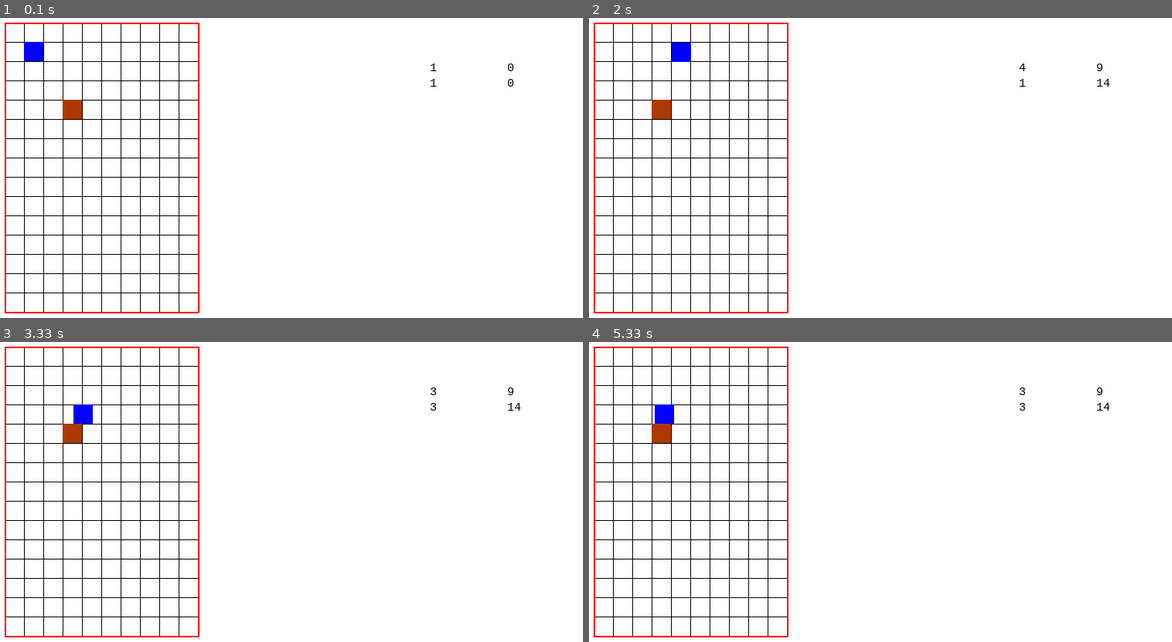
Above: before the commit, frames 1-4 (two rows, left to right).
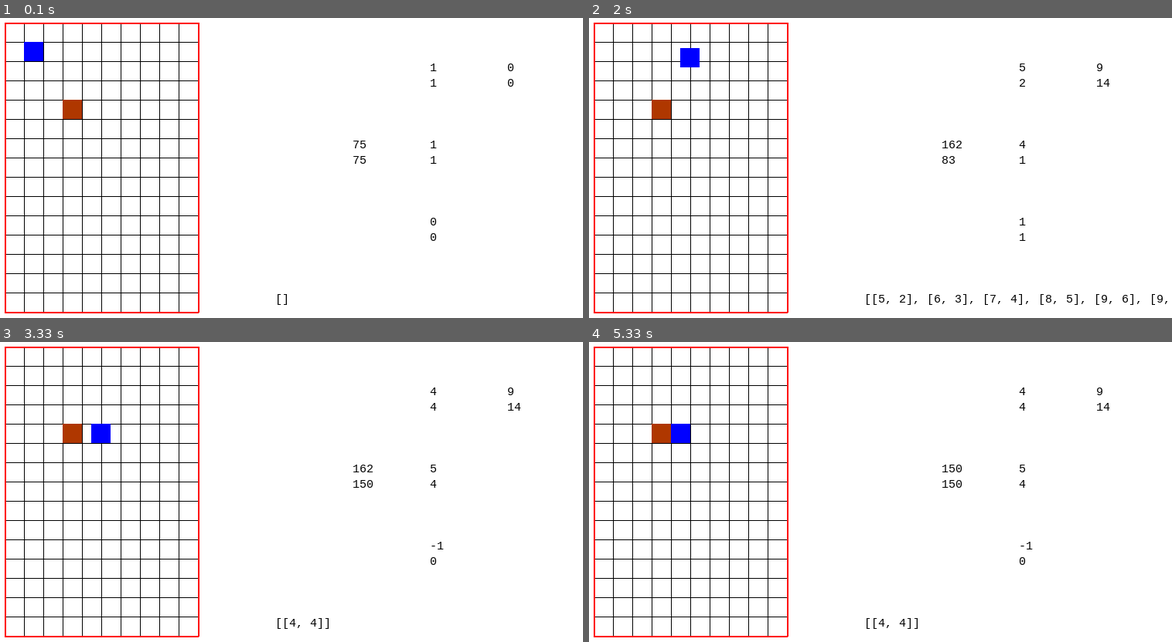
Above: after the commit, the same moments.

Repository: Robinamixan/Goblins-pygame
Game: pygame game, started from main.py
Two runs of this game, one before a commit and one after it. Both use one fixed random seed, a clock stepped at 60 frames per second and the inputs below.
Inputs (mouse positions are in pixels of both pictures, inside the frame that each line leads up to):
- Up to frame 1 (0.1 s): no input
- Up to frame 2 (2 s): hold D 0.33-0.8 s; hold W 0.83-1.13 s; hold D 1.17-1.63 s; right-click (927, 317) at 1.72 s
- Up to frame 3 (3.33 s): hold A 2-2.53 s; hold P 2.57-2.87 s; hold S 2.57-2.87 s; hold S 2.9-3.2 s; hold A from 3.23 s (still down)
- Up to frame 4 (5.33 s): release A at 3.63 s; hold W 3.67-4.03 s; hold D 4.07-4.7 s; hold S 4.73-5.1 s; hold A from 5.13 s (still down)

The runs differ from the first frame. In frame 1, 0.1% of the frame differs, in the area x 47-75%, y 40-96%; in frame 2, 0.7%, in the area x 14-100%, y 8-96%; in frame 3, 0.7%; in frame 4, 0.7%.

Commit message:
changes: - create function for labels - update moving for mob

Diff:
--- a/GameObject.py
+++ b/GameObject.py
@@ -3,19 +3,13 @@
 
 class GameObject:
     title = ''
-    x = 0
-    y = 0
+    window_position = []
     coord = [0, 0]
     width = 0
     height = 0
     screen = None
     map = None
     color = (0, 0, 0)
-
-    x_vector = 0
-    y_vector = 0
-    destination = []
-    path = []
 
     def __init__(self, title, screen, game_map, position, size, color):
         self.title = title
@@ -57,6 +51,9 @@
 
 class MobObject(GameObject):
     speed = 1
+    vectors = [0, 0]
+    destination = []
+    path = []
 
     def __init__(self, title, screen, game_map, position, size, color, speed=1):
         self.speed = speed
@@ -113,6 +110,11 @@
 
     def stop(self):
         self.path = []
+        cell = self.get_destination_cell()
+        self.window_position = [cell.x, cell.y]
+        self.coord = [self.destination[0], self.destination[1]]
+        self.vectors[0] = 0
+        self.vectors[1] = 0
 
     def update(self):
         if self.path:
@@ -120,68 +122,104 @@
                 next_step = self.path[0]
                 next_cell = self.map.get_cell(next_step[0], next_step[1])
                 if next_cell.is_empty():
+                    current_cell = self.map.get_cell(self.coord[0], self.coord[1])
+                    current_cell.clear()
+                    next_cell.set_object(self)
                     self.destination = next_step
                     self.update_move()
+
                 else:
                     self.stop()
             else:
                 self.update_move()
+        else:
+            self.stop()
 
     def update_move(self):
-        self.update_vectors()
         cell = self.get_destination_cell()
-        if self.is_destination(cell):
-            self.window_position = [cell.x, cell.y]
+        if self.is_destination_x(cell) and self.is_destination_y(cell):
+            # self.window_position = [cell.x, cell.y]
             self.coord = [self.destination[0], self.destination[1]]
-            self.x_vector = 0
-            self.y_vector = 0
             self.path.pop(0)
-        else:
+            self.update_vectors_in_wait_position()
+        else:
+            if self.is_destination_x(cell):
+                self.window_position[0] = cell.x
+                self.coord[0] = self.destination[0]
+
+            if self.is_destination_y(cell):
+                self.window_position[1] = cell.y
+                self.coord[1] = self.destination[1]
+
+            self.update_vectors(cell)
             self.window_position = self.get_next_position()
 
-    def update_vectors(self):
-        cell = self.get_destination_cell()
+    def update_vectors(self, cell):
         if self.window_position[0] > cell.x:
-            self.x_vector = -1
+            self.vectors[0] = -1
         else:
             if self.window_position[0] < cell.x:
-                self.x_vector = 1
-            else:
-                self.x_vector = 0
+                self.vectors[0] = 1
+            else:
+                self.vectors[0] = 0
 
         if self.window_position[1] > cell.y:
-            self.y_vector = -1
+            self.vectors[1] = -1
         else:
             if self.window_position[1] < cell.y:
-                self.y_vector = 1
-            else:
-                self.y_vector = 0
+                self.vectors[1] = 1
+            else:
+                self.vectors[1] = 0
+
+        if self.vectors[0] == 0 and self.vectors[1] == 0:
+            self.update_vectors_in_wait_position()
+
+    def update_vectors_in_wait_position(self):
+        if self.path:
+            next_destin = self.path[0]
+
+            if next_destin[0] > self.coord[0]:
+                self.vectors[0] = 1
+            else:
+                if next_destin[0] < self.coord[0]:
+                    self.vectors[0] = -1
+                else:
+                    self.vectors[0] = 0
+
+            if next_destin[1] > self.coord[1]:
+                self.vectors[1] = -1
+            else:
+                if next_destin[1] < self.coord[1]:
+                    self.vectors[1] = 1
+                else:
+                    self.vectors[1] = 0
 
     def get_next_position(self):
         cell = self.get_current_cell()
         step = cell.size / fps
-        next_x = self.window_position[0] + self.speed * step * self.x_vector
-        next_y = self.window_position[1] + self.speed * step * self.y_vector
+        next_x = self.window_position[0] + self.speed * step * self.vectors[0]
+        next_y = self.window_position[1] + self.speed * step * self.vectors[1]
         return [next_x, next_y]
 
-    def is_destination(self, cell):
-        is_destination_x = False
+    def is_destination_x(self, cell):
         if self.destination[0] > self.coord[0]:
             if self.window_position[0] >= cell.x:
-                is_destination_x = True
+                return True
         else:
             if self.window_position[0] <= cell.x:
-                is_destination_x = True
-
-        is_destination_y = False
+                return True
+
+        return False
+
+    def is_destination_y(self, cell):
         if self.destination[1] > self.coord[1]:
             if self.window_position[1] >= cell.y:
-                is_destination_y = True
+                return True
         else:
             if self.window_position[1] <= cell.y:
-                is_destination_y = True
-
-        return is_destination_x and is_destination_y
+                return True
+
+        return False
 
     def draw(self, cell_size):
         self.screen.fill(self.color, rect=[
--- a/main.py
+++ b/main.py
@@ -13,11 +13,16 @@
     return screen
 
 
+def view_label(screen, point, text):
+    label = myfont.render(text, 1, (0, 0, 0))
+    screen.blit(label, point)
+
+
 screen_game = set_window_settings(screen_size, 'My PyGame Windows')
 
 game_map = MapObject('map_test', screen_game, (50, 50), map_cell_size, 10, 15)
-# TODO fix speed bug
-first_rect = MobObject('first', screen_game, game_map, (1, 1), (1, 1), blue, 4)
+
+first_rect = MobObject('first', screen_game, game_map, (1, 1), (1, 1), blue, 5)
 
 game_map.create_wall([3, 4])
 
@@ -41,6 +46,8 @@
                 first_rect.go_left()
             if event.key == K_d:
                 first_rect.go_right()
+            if event.key == K_p:
+                first_rect.stop()
 
         if event.type == MOUSEBUTTONDOWN:
             if event.button == 1:
@@ -54,17 +61,22 @@
     game_map.draw_field(pygame.draw)
     game_map.draw_cells()
 
-    label1 = myfont.render(str(int(first_rect.destination[0])), 1, (0, 0, 0))
-    label2 = myfont.render(str(int(first_rect.destination[1])), 1, (0, 0, 0))
+    view_label(screen_game, (600, 100), str(int(first_rect.destination[0])))
+    view_label(screen_game, (600, 120), str(int(first_rect.destination[1])))
 
-    label3 = myfont.render(str(pos[0]), 1, (0, 0, 0))
-    label4 = myfont.render(str(pos[1]), 1, (0, 0, 0))
+    view_label(screen_game, (600, 200), str(int(first_rect.coord[0])))
+    view_label(screen_game, (600, 220), str(int(first_rect.coord[1])))
 
-    screen_game.blit(label1, (600, 100))
-    screen_game.blit(label2, (600, 120))
+    view_label(screen_game, (600, 300), str(int(first_rect.vectors[0])))
+    view_label(screen_game, (600, 320), str(int(first_rect.vectors[1])))
+    view_label(screen_game, (400, 400), str(first_rect.path))
 
-    screen_game.blit(label3, (700, 100))
-    screen_game.blit(label4, (700, 120))
+    view_label(screen_game, (500, 200), str(int(first_rect.window_position[0])))
+    view_label(screen_game, (500, 220), str(int(first_rect.window_position[1])))
+
+    view_label(screen_game, (700, 100), str(pos[0]))
+    view_label(screen_game, (700, 120), str(pos[1]))
+
     pygame.display.update()
 
     clock.tick(fps)
